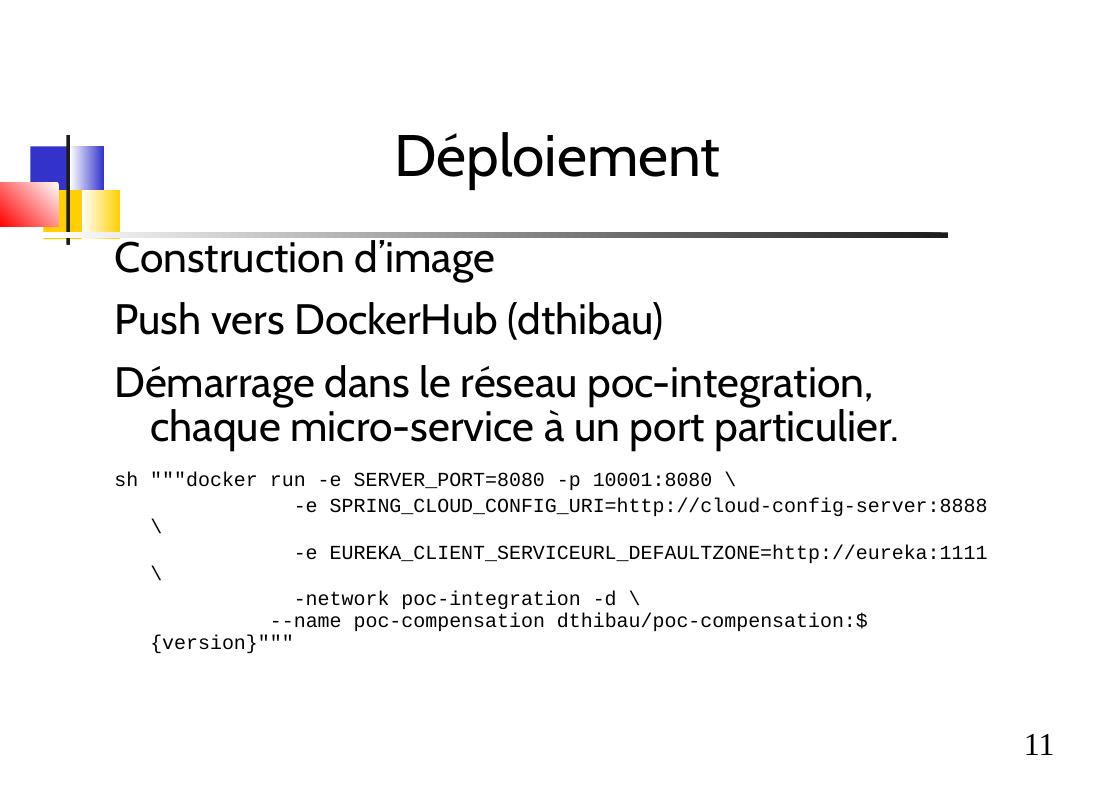
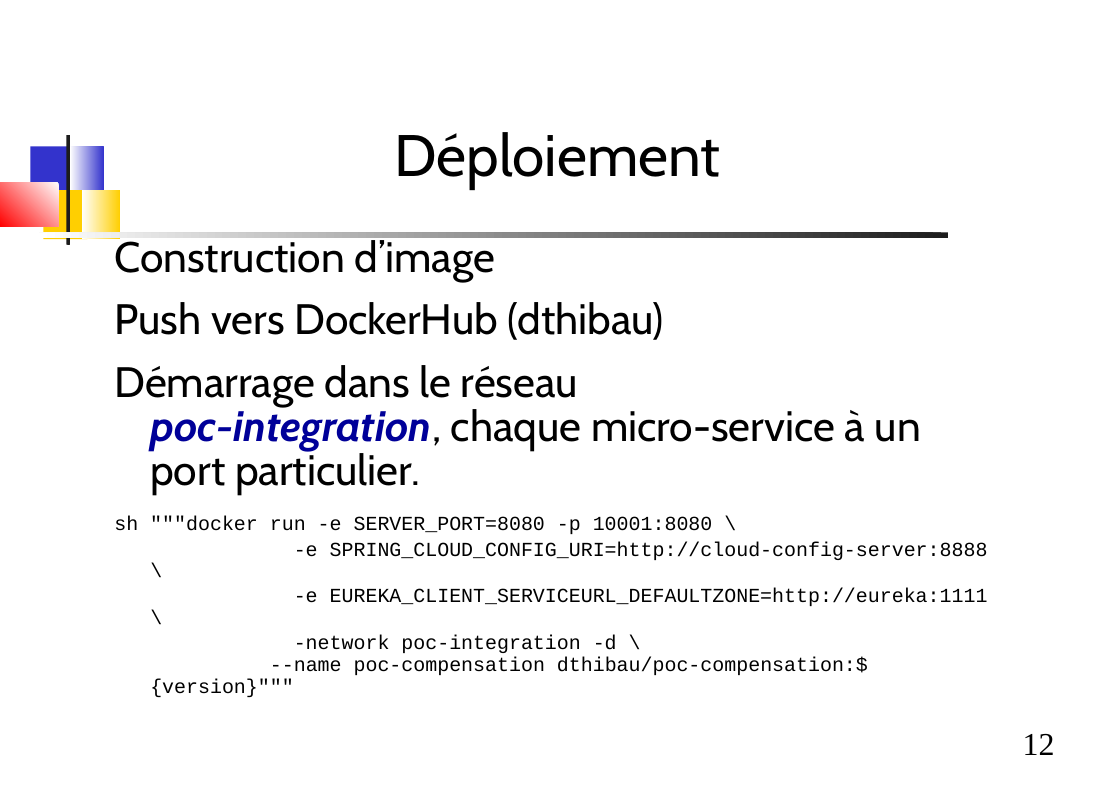
Before and after one commit to dthibau/bceao-cursus, a slide deck: slide 12 of 5_poc2/Increment2.odp (slide 11 before the commit). Drawn at 1120x792 pixels with LibreOffice and Linux fonts; fonts in the diff are those of the drawing. Boxes give left, top, right and bottom in pixels: in the first picture for what was removed or moved away, otherwise in the second. Text is boxed around its words. In the diff, an @@ line names an element or a change of style, - is before the commit and + after.

```diff
--- a/5_poc2/Increment2.odp
+++ b/5_poc2/Increment2.odp
@@ text at (114,365,921,496): text colour #000000 to #000099, bold on, italic on in "poc-integration," @@
@@ page number at (1023,734,1055,755): text changed @@
-11
+12
```
Also in this commit, not shown: 3 other slides changed, 2 slides added, 1 other file.
